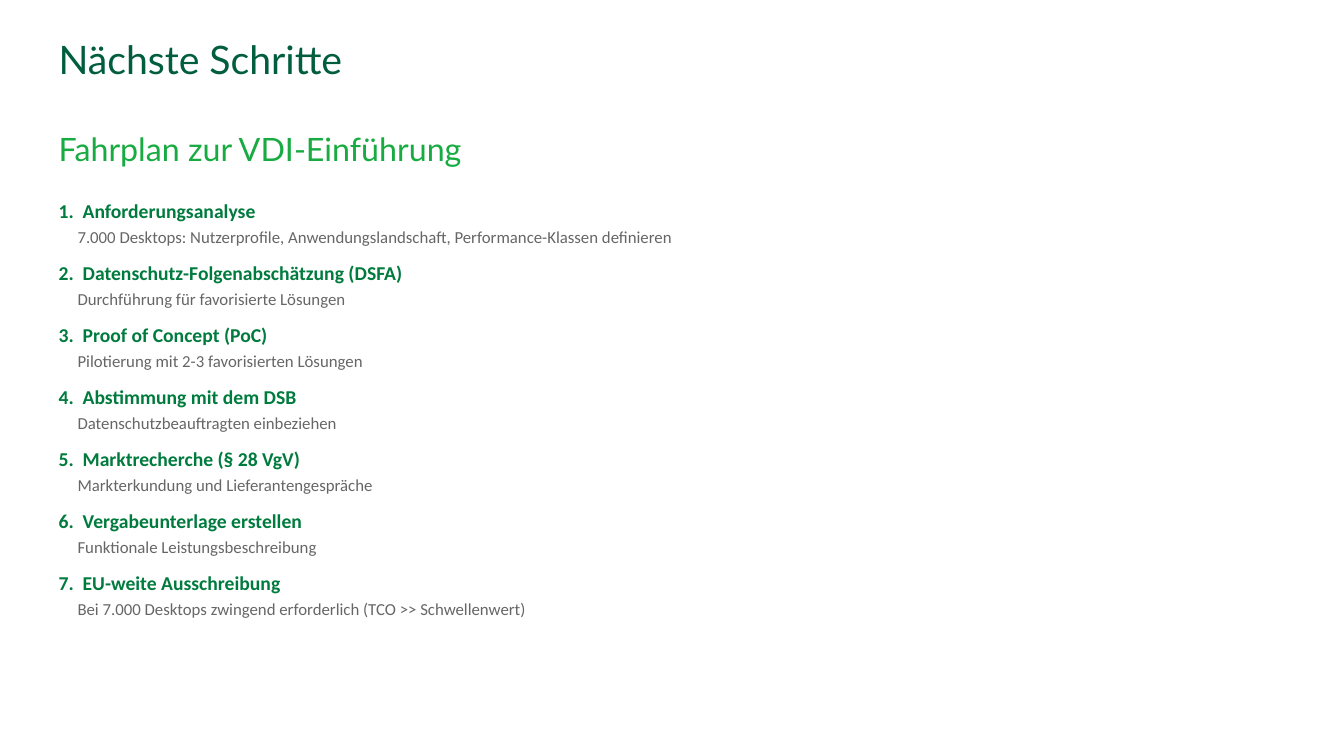
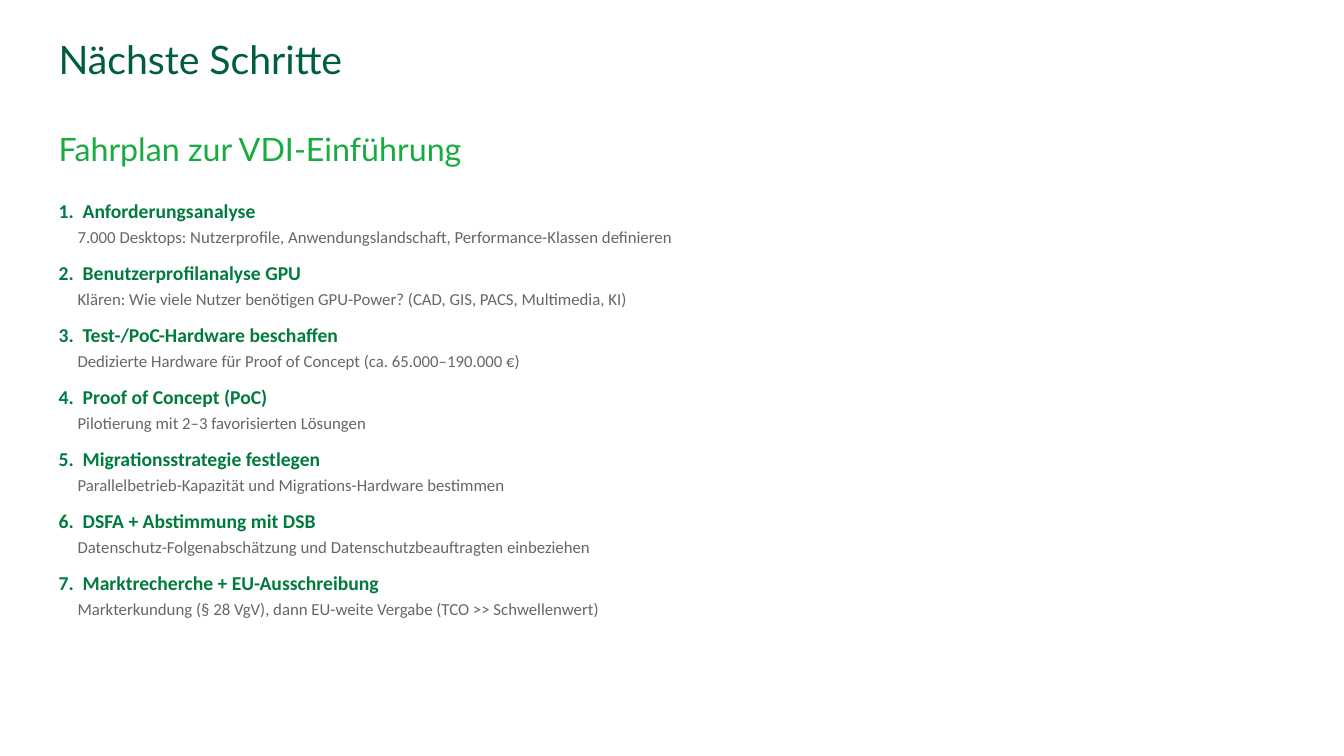
Before and after one commit to stefanbuell-wq/vdi-validation, a slide deck: slide 26 of docs/VDI-Vergleichsanalyse.pptx (slide 25 before the commit). Drawn at 1344x756 pixels with LibreOffice and Linux fonts; fonts in the diff are those of the drawing; background and template pictures are left out. Boxes give left, top, right and bottom in pixels: in the first picture for what was removed or moved away, otherwise in the second. Text is boxed around its words. In the diff, an @@ line names an element or a change of style, - is before the commit and + after.

```diff
--- a/docs/VDI-Vergleichsanalyse.pptx
+++ b/docs/VDI-Vergleichsanalyse.pptx
@@ text at bbox=[59, 266, 626, 618]: text changed @@
-2. Datenschutz-Folgenabschätzung (DSFA)
-Durchführung für favorisierte Lösungen
-3. Proof of Concept (PoC)
-Pilotierung mit 2-3 favorisierten Lösungen
-4. Abstimmung mit dem DSB
-Datenschutzbeauftragten einbeziehen
-5. Marktrecherche (§ 28 VgV)
-Markterkundung und Lieferantengespräche
-6. Vergabeunterlage erstellen
-Funktionale Leistungsbeschreibung
-7. EU-weite Ausschreibung
-Bei 7.000 Desktops zwingend erforderlich (TCO >> Schwellenwert)
+2. Benutzerprofilanalyse GPU
+Klären: Wie viele Nutzer benötigen GPU-Power? (CAD, GIS, PACS, Multimedia, KI)
+3. Test-/PoC-Hardware beschaffen
+Dedizierte Hardware für Proof of Concept (ca. 65.000–190.000 €)
+4. Proof of Concept (PoC)
+Pilotierung mit 2–3 favorisierten Lösungen
+5. Migrationsstrategie festlegen
+Parallelbetrieb-Kapazität und Migrations-Hardware bestimmen
+6. DSFA + Abstimmung mit DSB
+Datenschutz-Folgenabschätzung und Datenschutzbeauftragten einbeziehen
+7. Marktrecherche + EU-Ausschreibung
+Markterkundung (§ 28 VgV), dann EU-weite Vergabe (TCO >> Schwellenwert)
```
Also in this commit, not shown: 1 slide added, 2 other files.
